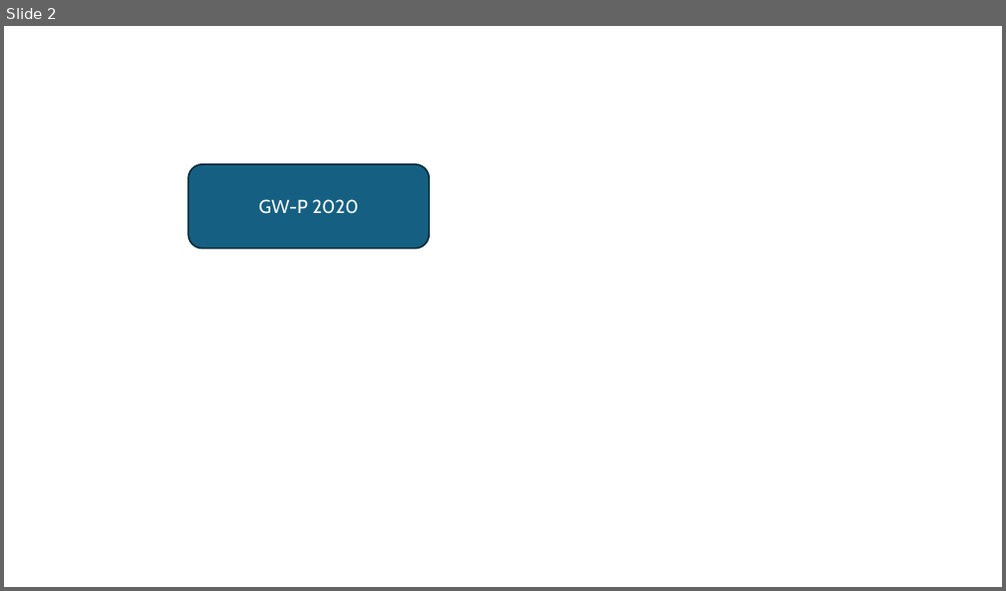
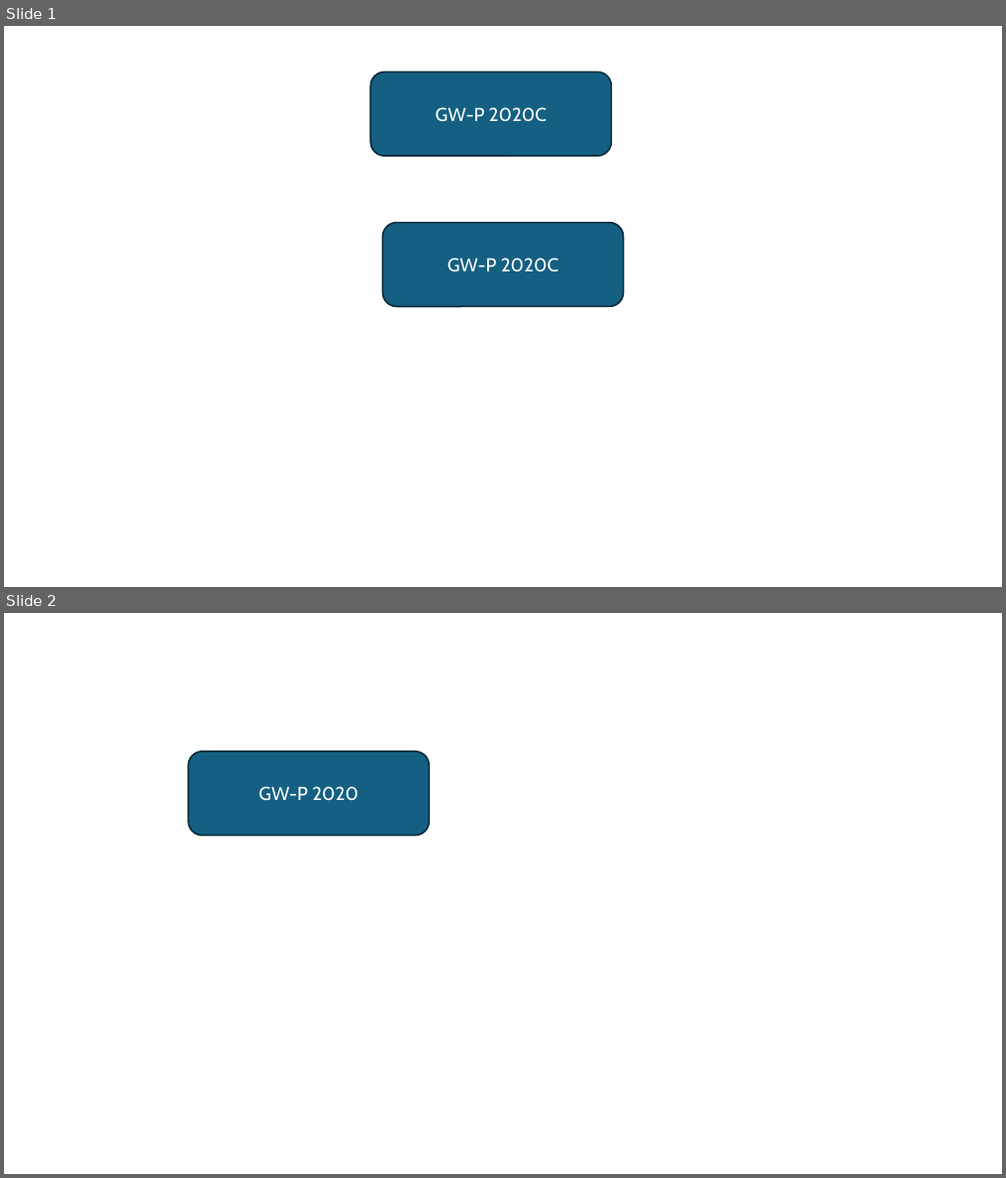
Before and after one commit to Pierre063/ebook-sync-source, a slide deck: Power point.pptx. Shown one above the other, each under a label of ours: slide 2 before the commit, slides 1 and 2 after it. The pictures are 1006x591 and 1006x1178 pixels, drawn with LibreOffice and Linux fonts; fonts in the diff are those of the drawing. Boxes give left, top, right and bottom in pixels: in the first picture for what was removed or moved away, otherwise in the second. Text is boxed around its words. In the diff, an @@ line names an element or a change of style, - is before the commit and + after.

```diff
--- a/Power point.pptx
+++ b/Power point.pptx
@@ slide 1 added at (4,26,1002,587), background #FFFFFF @@
@@ rounded rectangle added at (371,72,612,156), fill #156082, outline #092A39 1.5 pt, 18 pt, text #FFFFFF @@
+GW-P 2020C
@@ rounded rectangle added at (383,223,624,307), fill #156082, outline #092A39 1.5 pt, 18 pt, text #FFFFFF @@
+GW-P 2020C
```
Also in this commit, not shown: 1 slide removed, 1 other file.
